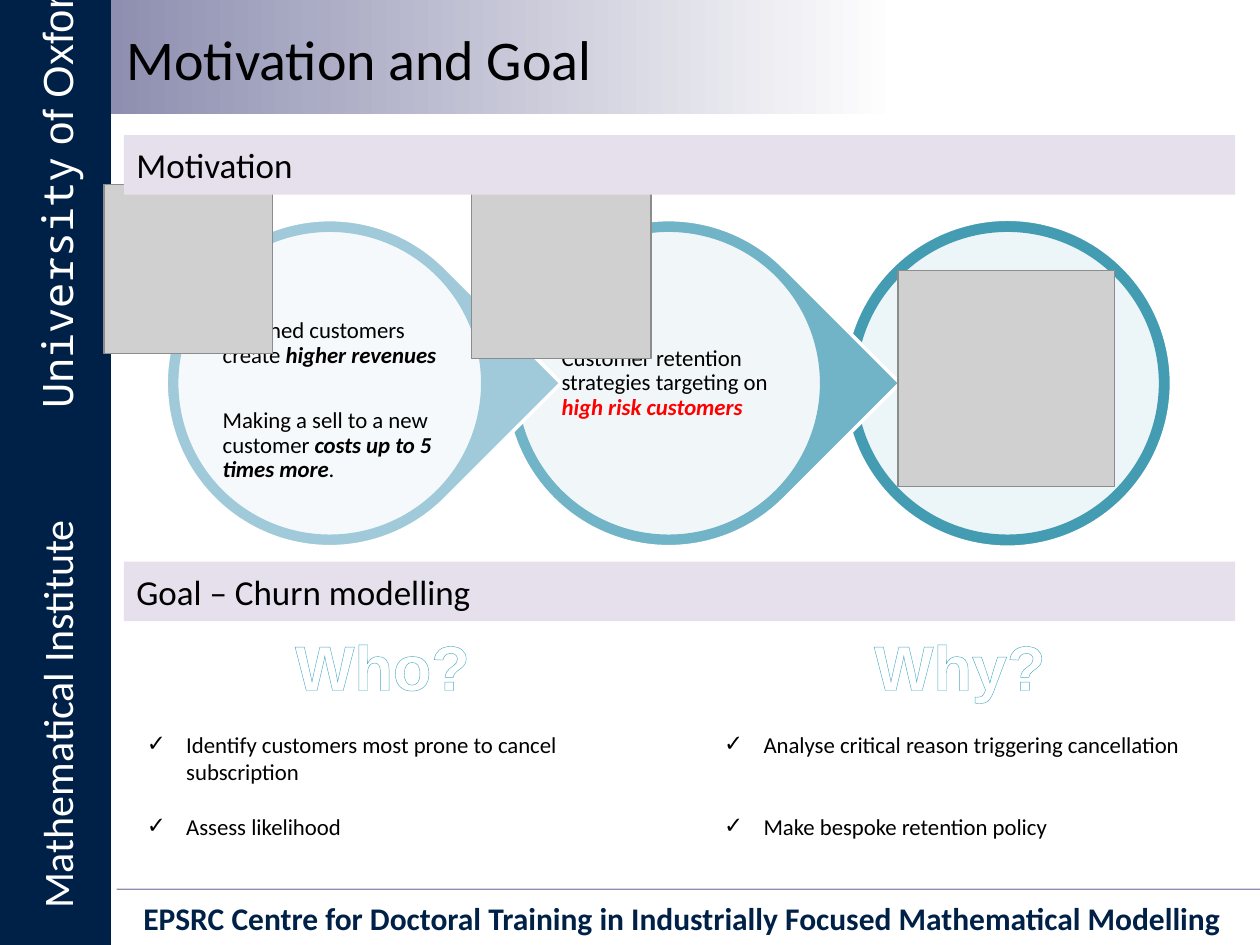
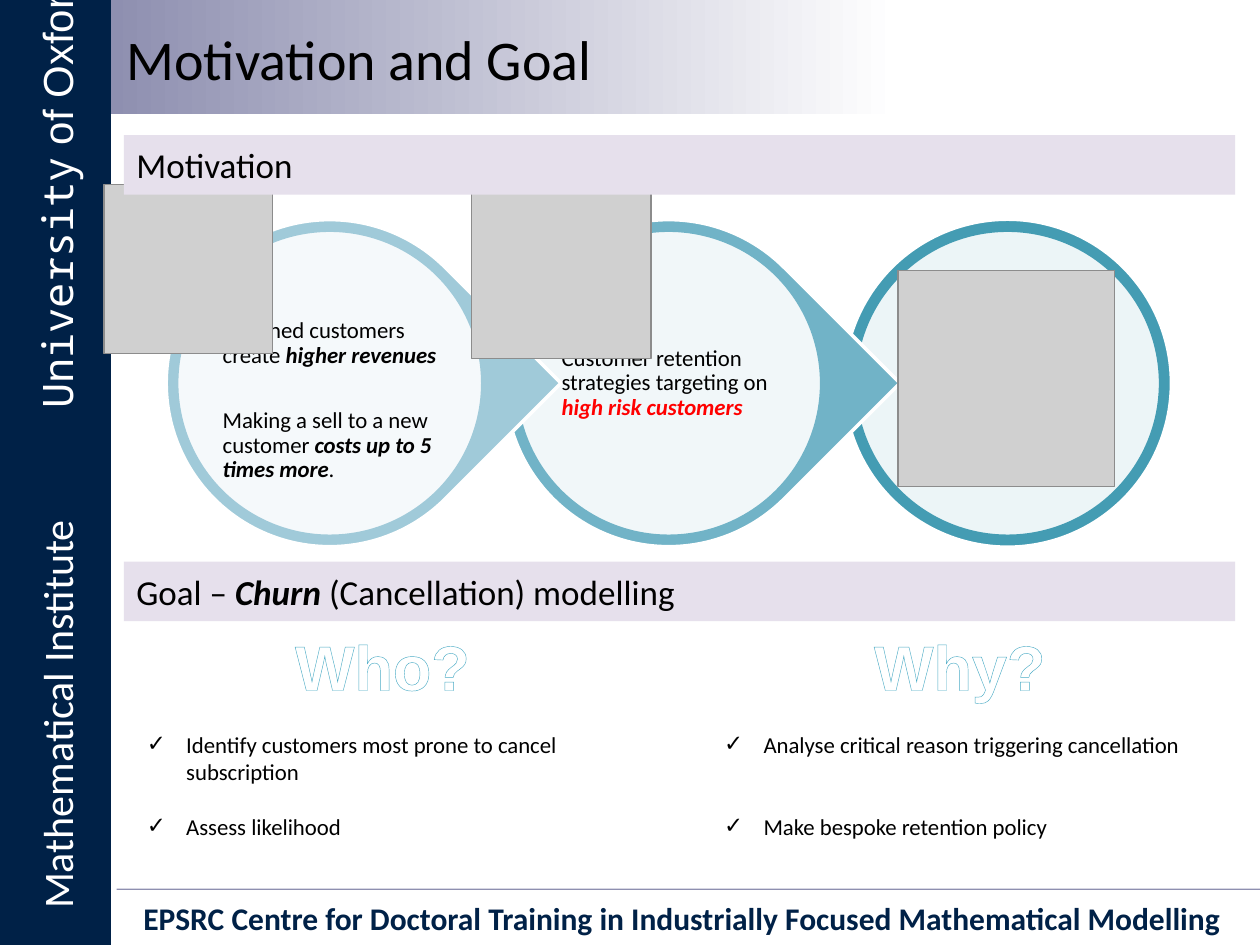
Before and after one commit to vicaws/Whizz, a slide deck: slide 4 of Slides/Whizz_oxford.pptx (slide 3 before the commit). Drawn at 1260x945 pixels with LibreOffice and Linux fonts; fonts in the diff are those of the drawing; grey boxes stand for pictures; background and template pictures are left out. Boxes give left, top, right and bottom in pixels: in the first picture for what was removed or moved away, otherwise in the second. Text is boxed around its words. In the diff, an @@ line names an element or a change of style, - is before the commit and + after.

```diff
--- a/Slides/Whizz_oxford.pptx
+++ b/Slides/Whizz_oxford.pptx
@@ text in rectangle at [136,579,674,611]: text changed @@
-Goal – Churn modelling
+Goal – Churn (Cancellation) modelling
```
Also in this commit, not shown: 5 other slides changed, 44 slides added, 4 slides removed, 24 other files.
